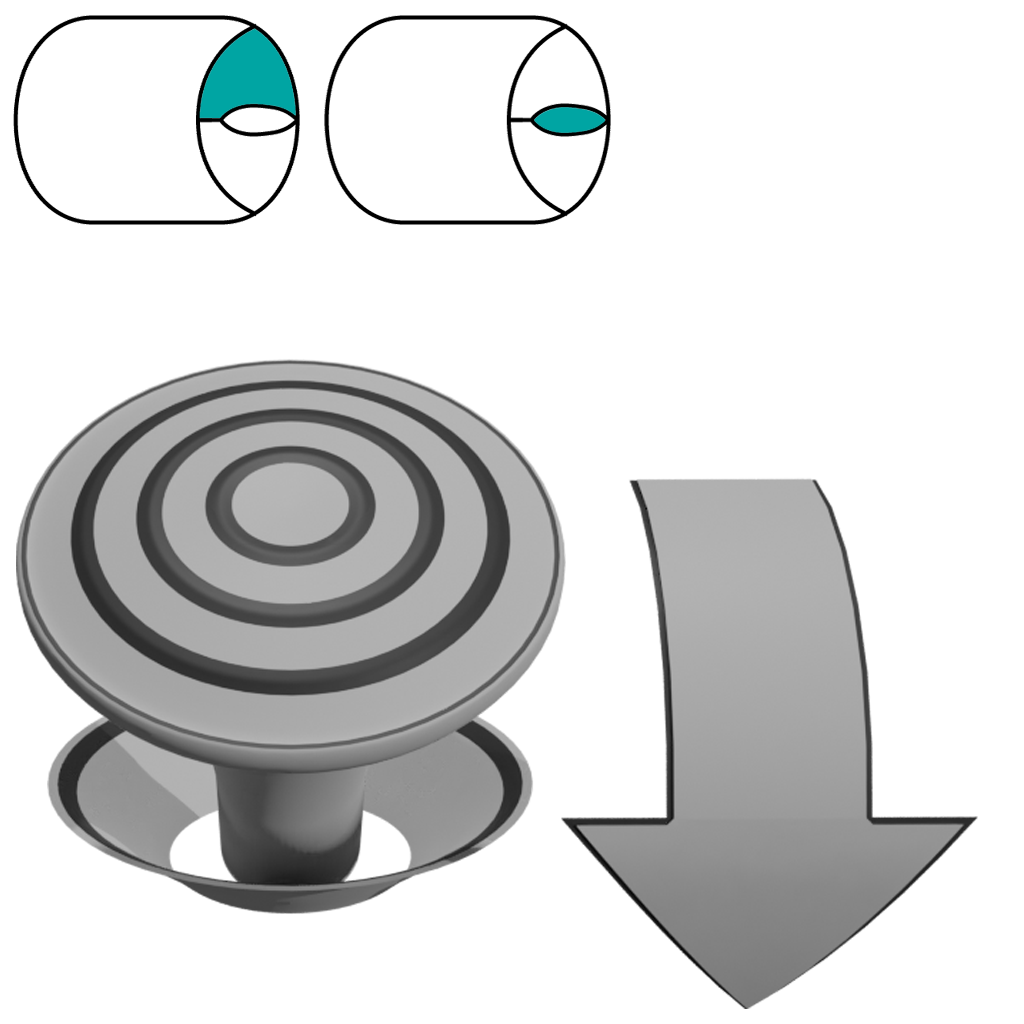
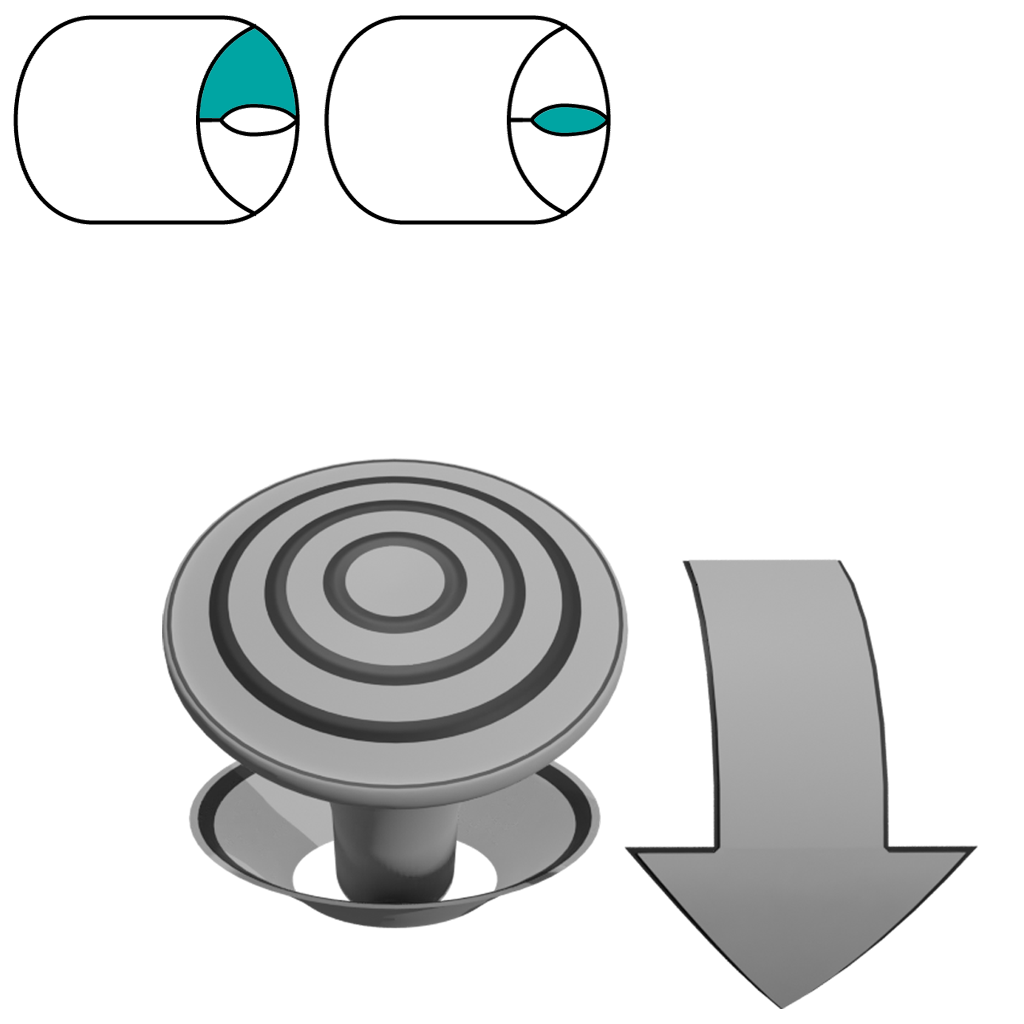
Before/after of a (1024, 1024) layered artwork. What changed in the layer stack:
added layer "Layer 3 copy 2" in group "MMB" over [16, 359, 978, 1009]
painted on "Layer 1" over [16, 359, 978, 1009]
